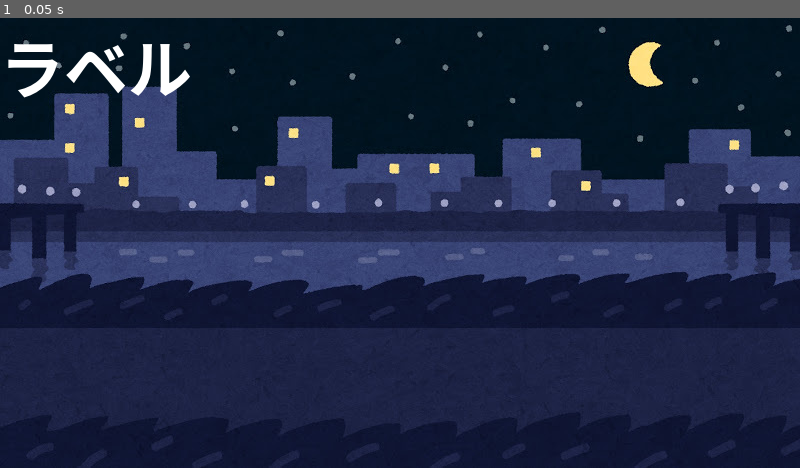
Above: before the commit, frame 1.
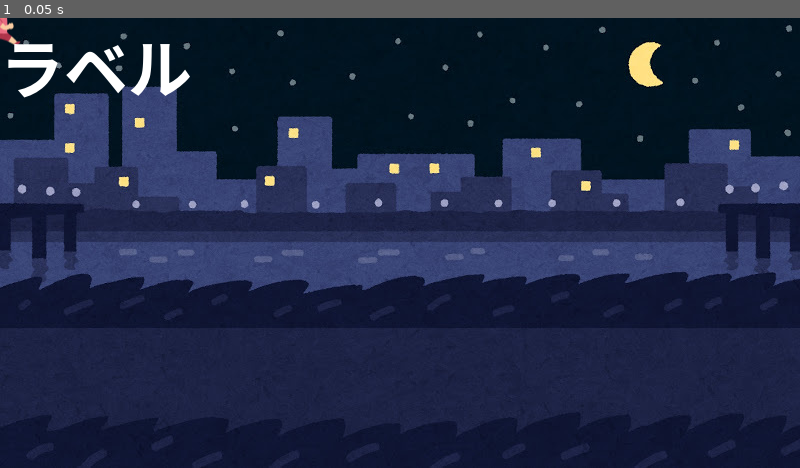
Above: after the commit, the same moment.

Repository: yuma450/team10
Game: Godot game, scene res://my_world.tscn
The game is run twice, just before and just after one commit, with the same random seed, the same clock (stepped at 60 frames per second) and the same inputs. Before the commit the project has no main scene; this scene is started directly in both runs.
Inputs:
- Up to frame 1 (0.05 s): no input

The runs differ from the first frame. In frame 1, less than 0.1% of the frame differs, in the area x 0-3%, y 0-6%.

Commit message:
Bがキャラ追加

Diff:
--- /dev/null
+++ b/game10/hanako.gd
@@ -0,0 +1,11 @@
+extends Actor
+
+
+# Called when the node enters the scene tree for the first time.
+func _ready() -> void:
+	pass # Replace with function body.
+
+
+# Called every frame. 'delta' is the elapsed time since the previous frame.
+func _process(delta: float) -> void:
+	pass
--- /dev/null
+++ b/game10/hanako.tscn
@@ -0,0 +1,18 @@
+[gd_scene format=3 uid="uid://txpdsqrh32qk"]
+
+[ext_resource type="PackedScene" uid="uid://bpyevpyu03sxt" path="res://actor.tscn" id="1_cs3gn"]
+[ext_resource type="Script" uid="uid://b4glo6foh423u" path="res://hanako.gd" id="2_nlwgb"]
+[ext_resource type="Texture2D" uid="uid://biys8sefitnrq" path="res://img/HANAKO.png" id="3_6b2a0"]
+
+[sub_resource type="CapsuleShape2D" id="CapsuleShape2D_h5rdx"]
+radius = 26.0
+height = 58.0
+
+[node name="HANAKO" unique_id=1239789849 instance=ExtResource("1_cs3gn")]
+script = ExtResource("2_nlwgb")
+
+[node name="Sprite2D" parent="." index="0" unique_id=712688549]
+texture = ExtResource("3_6b2a0")
+
+[node name="CollisionShape2D" parent="." index="1" unique_id=881902376]
+shape = SubResource("CapsuleShape2D_h5rdx")
--- a/game10/my_world.tscn
+++ b/game10/my_world.tscn
@@ -3,9 +3,12 @@
 [ext_resource type="PackedScene" uid="uid://6o7fxp26ru0v" path="res://world.tscn" id="1_cery3"]
 [ext_resource type="Script" uid="uid://wtcnsqp8n6dp" path="res://my_world.gd" id="2_1u75a"]
 [ext_resource type="Texture2D" uid="uid://cu8r7k323oo07" path="res://img/MyWorld.jpg" id="3_asled"]
+[ext_resource type="PackedScene" uid="uid://txpdsqrh32qk" path="res://hanako.tscn" id="4_1u75a"]
 
 [node name="MyWorld" unique_id=1137961271 instance=ExtResource("1_cery3")]
 script = ExtResource("2_1u75a")
 
 [node name="Sprite2D" parent="." index="0" unique_id=1597890546]
 texture = ExtResource("3_asled")
+
+[node name="HANAKO" parent="." index="2" unique_id=1239789849 instance=ExtResource("4_1u75a")]
--- a/game10/project.godot
+++ b/game10/project.godot
@@ -11,6 +11,7 @@
 [application]
 
 config/name="godot_template-v2"
+run/main_scene="uid://txpdsqrh32qk"
 config/features=PackedStringArray("4.7", "Forward Plus")
 
 [display]
Not shown, added: game10/hanako.gd.uid
